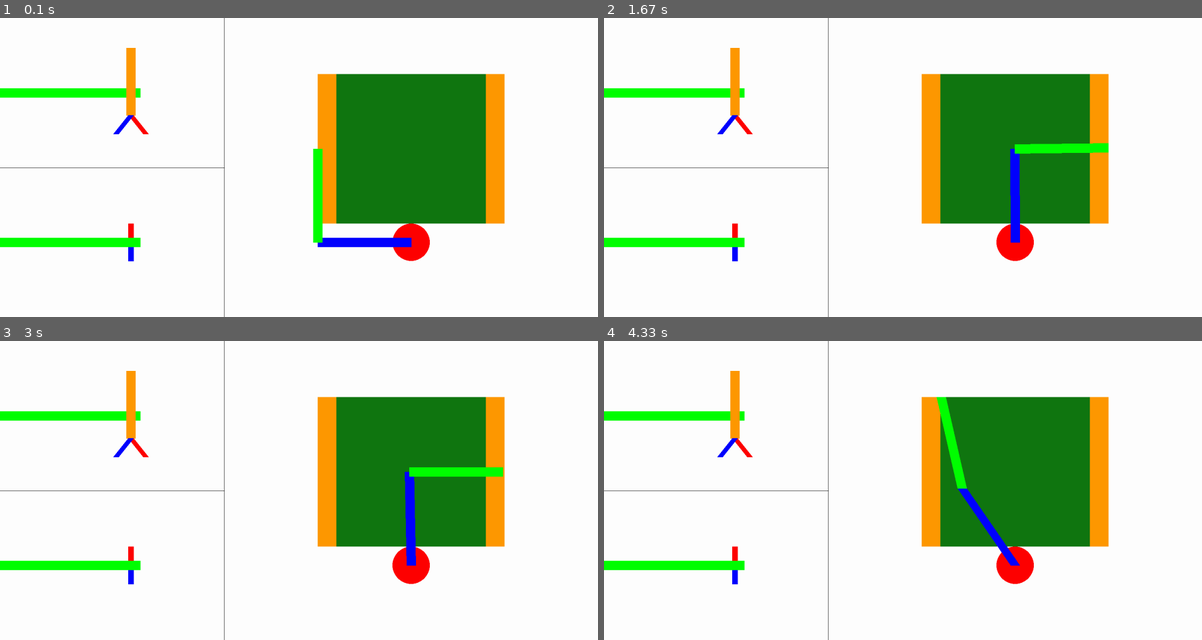
Above: before the commit, frames 1-4 (two rows, left to right).
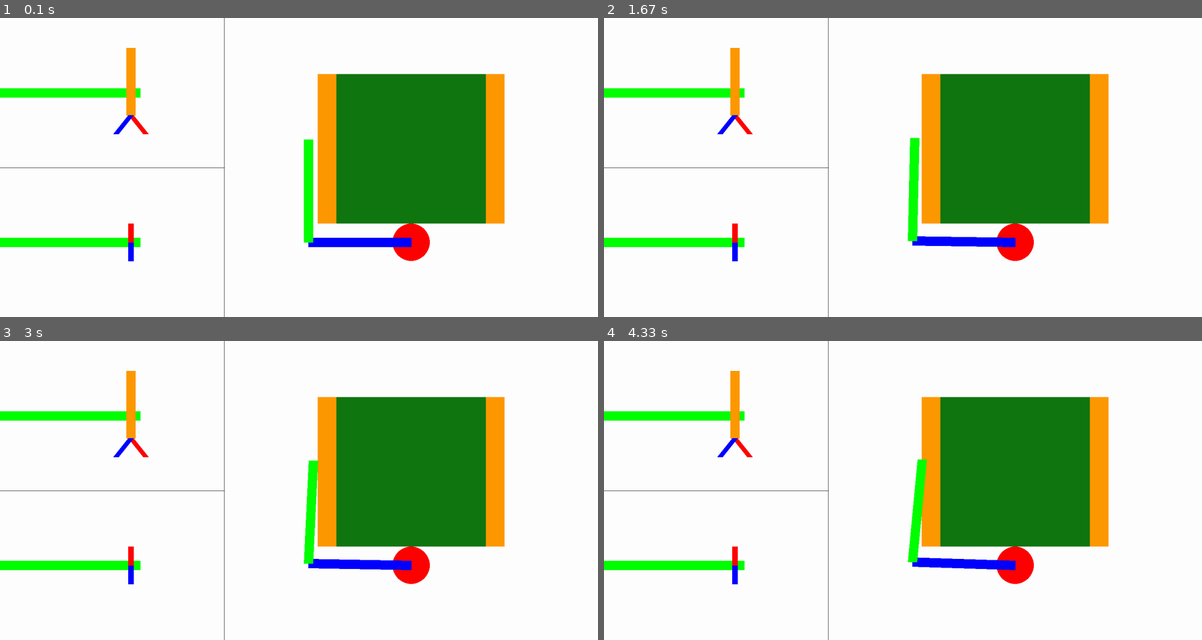
Above: after the commit, the same moments.

Repository: XCoret/R2-MINO
Game: pygame game, started from code/pygameSimulation.py
Two runs of this game, one before a commit and one after it. Both use one fixed random seed, a clock stepped at 60 frames per second and the inputs below.
Inputs:
- Up to frame 1 (0.1 s): no input
- Up to frame 2 (1.67 s): hold Right 0.33-0.8 s; hold Up 0.83-1.13 s; hold Right 1.17-1.63 s
- Up to frame 3 (3 s): hold Left 1.67-2.2 s; hold Down 2.23-2.53 s; hold Left 2.57-2.97 s
- Up to frame 4 (4.33 s): hold Up 3-3.37 s; hold Right 3.4-4.03 s; hold Down from 4.07 s (still down)

The runs differ from the first frame. In frame 1, 1.1% of the frame differs, in the area x 21-54%, y 40-77%; in frame 2, 2.1%; in frame 3, 2.2%, in the area x 21-85%, y 40-77%; in frame 4, 2.1%.

Commit message:
code cleaned

Diff:
--- a/code/moviment.py
+++ b/code/moviment.py
@@ -8,8 +8,8 @@
 
 class C:
     PI = 3.14159
-    ARM_1 = 25
-    ARM_2 = 25
+    ARM_1 = 27.5
+    ARM_2 = 27.5
     OPEN_DEGREES = 0
     CLOSE_DEGREES = 45
     IDLE_X = 180
--- a/code/pygameSimulation.py
+++ b/code/pygameSimulation.py
@@ -18,55 +18,45 @@
 heightW = 800
 widthW = 1600
 widthColumn = 600
-heightRow = heightW/2
+heightRow = round(heightW/2)
 
 ## TABLE ##
 tableSide = 400 ## mm
 laterals = 50 ##mm
-areaList = []
 
 ## BASE
 baseX= 1100
 baseY= 600
-baseHeight = 100 ##mm TODO ajustar
 baseRadius = 50 ## mm
 
 ## Arm A
-lenghtA = 250 ## mm
+lenghtA = 275 ## mm
 widthA = 25 ## mm
-AposX = baseX+lenghtA
+AposX = baseX + lenghtA
 AposY = 400
 degreeA = 0
 maxDegreeA = 360
 
 ## Arm B
-lenghtB = 250 ## mm
+lenghtB = 275 ## mm
 widthB = 25 ## mm
-BposX = AposX+lenghtB
+BposX = AposX + lenghtB
 BposY = 400
 degreeB = 0
 maxDegreeB = 360 ##
 
 ## Arm C
 lengthC = 200 ##mm
-maxDegreeC = 180
-radiusC = 20 ##mm
-
 maxHeight = 60
 minHeight =140
+actualHeight = maxHeight
 isDown = False
 
+## Tool
 minOpening = 20
 maxOpening = 40
-
 actualOpening = maxOpening
 
-actualHeight = maxHeight
-
-autoRun = False
-
-count_test = 0
-setIdle = False
 
 ## INIT ##
 
@@ -83,41 +73,69 @@
 hasStartedCatch = False
 hasStartedDrop = False
 
-#printLiftTool(True)
-#printOpenedTool(True)
-
-
-## FUNCTIONS ##
+count_test1 = 0
+count_test2 = 0
+count_test3 = 0
+setIdle = False
+
+
+## PRINT FUNCTIONS ##
+
+def drawTable():
+    pygame.draw.rect(pWindow,greenTable,(baseX-round(tableSide/2),baseY-(tableSide + baseRadius), tableSide, tableSide))
+    pygame.draw.rect(pWindow,orange,(baseX-round(tableSide/2)-laterals,baseY-(tableSide +baseRadius), laterals,tableSide))
+    pygame.draw.rect(pWindow,orange,(baseX+round(tableSide/2),baseY-(tableSide +baseRadius), laterals,tableSide))
+
+def printGrid():
+    pWindow.fill(white)
+    pygame.draw.line(pWindow, black, (widthColumn,0), (widthColumn, heightW))
+    pygame.draw.line(pWindow, black, (0,heightRow), (widthColumn, heightRow))
+
+def printFirstCell():
+    pygame.draw.line(pWindow, green, (0,heightRow/2), (375,heightRow/2), widthB)
+
+def printSecondCell():
+    pygame.draw.line(pWindow, green, (0,heightRow+(heightRow/2)), (375,heightRow+(heightRow/2)), widthB)
+
+def printLiftTool(actualHeight):
+    pygame.draw.line(pWindow, orange, (350,actualHeight+20), (350,actualHeight+lengthC), widthB)
+
+def printTool(actualHeight, actualOpening):
+    pygame.draw.line(pWindow, red, (350,actualHeight+lengthC), (350+actualOpening,actualHeight+lengthC+50), 15)
+    pygame.draw.line(pWindow, blue, (350,actualHeight+lengthC), (350-actualOpening,actualHeight+lengthC+50), 15)
+
+def printToolCell2(degree):
+    centerX = 350
+    centerY = heightRow+(heightRow/2)
+    lenghtTool = 50
+    blueX = lenghtTool * math.cos(math.radians(degree+90)) + 350
+    blueY = lenghtTool * math.sin(math.radians(degree+90)) + lengthC + heightRow
+    redX = lenghtTool * math.cos(math.radians(degree-90)) + 350
+    redY =  lenghtTool * math.sin(math.radians(degree-90)) + lengthC + heightRow
+    pygame.draw.line(pWindow, blue, (blueX,blueY), (centerX,centerY), 15)
+    pygame.draw.line(pWindow, red, (redX,redY), (centerX,centerY), 15)
+
+## CALCULATE FUNCTIONS ##
 
 def resetDegrees():
     return mov.idlePosition()
 
-def test1(count_test):
-    positions = [[0, 5], [25, 5], [25, 25], [25, 45], [0, 45], [-20, 45], [-20, 25], [-20, 5]]
-    (x, y) = mov.calculate_movement(positions[count_test][0], positions[count_test][1])
-    return x, y
-
-def test2(count_test, setIdle):
-    positions = [[10, 15], [10, 35], [-10, 35], [-10, 15], [0, 25]]
-
-    if setIdle == True:
-        (x, y) = resetDegrees()
-    else:
-        (x, y) = mov.calculate_movement(positions[count_test][0], positions[count_test][1])
-
-    return x, y
-
-def test3 (count_test):
-    global hasStartedCatch
-    global hasStartedDrop
-    if(count_test == 0):
-        goTo(-22,44, False)
-        hasStartedCatch = True
-    elif(count_test == 1):
-        goTo(10,35, False)
-        hasStartedDrop = True
-    elif(count_test == 2):
-        goTo(10,35, True)
+def calculateFirstArm():
+    x = lenghtA * math.cos(math.radians(degreeA)) + baseX
+    y = lenghtA * math.sin(math.radians(degreeA+180)) + baseY
+    return x,y
+
+def calculateSecondArm():
+    x = lenghtB * math.cos(math.radians(degreeA + degreeB + 180))  + AposX
+    y = lenghtB * math.sin(math.radians(degreeA + degreeB + 360)) + AposY
+    return x,y
+
+def calculateDegreeTool(x, y):
+    degTool = math.degrees(math.atan2(y, x))
+    print(degTool)
+    return degTool
+
+## MOVEMENT FUNCTIONS ##
 
 def goTo(goX, goY, isIdle):
     global next_degreeA
@@ -127,58 +145,6 @@
     else:
         next_degreeA, next_degreeB = mov.calculate_movement(goX, goY)
 
-def drawTable():
-    pygame.draw.rect(pWindow,greenTable,(baseX-round(tableSide/2),baseY-(tableSide + baseRadius), tableSide, tableSide))
-    pygame.draw.rect(pWindow,orange,(baseX-round(tableSide/2)-laterals,baseY-(tableSide +baseRadius), laterals,tableSide))
-    pygame.draw.rect(pWindow,orange,(baseX+round(tableSide/2),baseY-(tableSide +baseRadius), laterals,tableSide))
-
-def calculateFirstArm():
-    x = lenghtA * math.cos(math.radians(degreeA)) + baseX
-    y = lenghtA * math.sin(math.radians(degreeA+180)) + baseY
-    return x,y
-
-def calculateSecondArm():
-    x = lenghtB * math.cos(math.radians(degreeA + degreeB + 180))  + AposX
-    y = lenghtB * math.sin(math.radians(degreeA + degreeB + 360)) + AposY
-    return x,y
-
-def printGrid():
-    pWindow.fill(white)
-    pygame.draw.line(pWindow, black, (widthColumn,0), (widthColumn, heightW))
-    pygame.draw.line(pWindow, black, (0,heightRow), (widthColumn, heightRow))
-
-def printFirstCell():
-    pygame.draw.line(pWindow, green, (0,heightRow/2), (375,heightRow/2), widthB)
-
-def printSecondCell():
-    pygame.draw.line(pWindow, green, (0,heightRow+(heightRow/2)), (375,heightRow+(heightRow/2)), widthB)
-
-def printClosedTool(isLift):
-    if(isLift):
-        pygame.draw.line(pWindow, blue, (350,60+lengthC), (350+20,60+lengthC+50), 15)
-        pygame.draw.line(pWindow, blue, (350,60+lengthC), (350-20,60+lengthC+50), 15)
-    else:
-        pygame.draw.line(pWindow, blue, (350,140+lengthC), (350+20,140+lengthC+50), 15)
-        pygame.draw.line(pWindow, blue, (350,140+lengthC), (350-20,140+lengthC+50), 15)
-
-def printOpenedTool(isLift):
-    if(isLift):
-        pygame.draw.line(pWindow, blue, (350,60+lengthC), (350+40,60+lengthC+50), 15)
-        pygame.draw.line(pWindow, blue, (350,60+lengthC), (350-40,60+lengthC+50), 15)
-    else:
-        pygame.draw.line(pWindow, blue, (350,140+lengthC), (350+40,140+lengthC+50), 15)
-        pygame.draw.line(pWindow, blue, (350,140+lengthC), (350-40,140+lengthC+50), 15)
-
-def printLiftTool(actualHeight):
-    pygame.draw.line(pWindow, orange, (350,actualHeight+20), (350,actualHeight+lengthC), widthB)
-
-def printTool(actualHeight, actualOpening):
-    pygame.draw.line(pWindow, red, (350,actualHeight+lengthC), (350+actualOpening,actualHeight+lengthC+50), 15)
-    pygame.draw.line(pWindow, blue, (350,actualHeight+lengthC), (350-actualOpening,actualHeight+lengthC+50), 15)
-
-def printToolCell2():
-    pygame.draw.line(pWindow, blue, (350,lengthC+heightRow+50), (350,heightRow+(heightRow/2)), 15)
-    pygame.draw.line(pWindow, red, (350,lengthC+heightRow-50), (350,heightRow+(heightRow/2)), 15)
 
 def upTool():
     global actualHeight
@@ -216,8 +182,12 @@
     else:
         return False
 
+def rotateTool():
+    return False
+
 def catch():
     global hasStartedCatch
+
     if downTool():
         return True
     elif closeTool():
@@ -239,6 +209,34 @@
     else:
         hasStartedDrop = False
         return False
+
+## TESTS ##
+def test1():
+    positions = [[0, 5], [25, 5], [25, 25], [25, 45], [0, 45], [-20, 45], [-20, 25], [-20, 5]]
+    (x, y) = mov.calculate_movement(positions[count_test1][0], positions[count_test1][1])
+    #calculateDegreeTool(positions[count_test1][0], positions[count_test1][1])
+    return x, y
+
+def test2(setIdle):
+    positions = [[10, 15], [10, 35], [-10, 35], [-10, 15], [0, 25]]
+    if setIdle == True:
+        (x, y) = resetDegrees()
+    else:
+        (x, y) = mov.calculate_movement(positions[count_test2][0], positions[count_test2][1])
+
+    return x, y
+
+def test3 ():
+    global hasStartedCatch
+    global hasStartedDrop
+    if(count_test3 == 0):
+        goTo(-22,44, False)
+        hasStartedCatch = True
+    elif(count_test3 == 1):
+        goTo(10,35, False)
+        hasStartedDrop = True
+    elif(count_test3 == 2):
+        goTo(10,35, True)
 
 
 ## MAIN ##
@@ -257,8 +255,9 @@
     printFirstCell()
     printLiftTool(actualHeight)
     printTool(actualHeight, actualOpening)
-    printToolCell2()
+
     printSecondCell()
+    printToolCell2(0)
 
     for pEvent in pygame.event.get():
         if pEvent.type == QUIT:
@@ -266,28 +265,41 @@
             sys.exit()
         ## KEY controls
         elif pEvent.type == pygame.KEYDOWN:
+
+            # Test 2: movement + idle
             if pEvent.key == K_LEFT:
-                next_degreeA, next_degreeB = test2(count_test, setIdle)
-
-                hasStartedCatch = True
-                hasStartedDrop = True
+                next_degreeA, next_degreeB = test2(setIdle)
+                hasStartedCatch = False
+                hasStartedDrop = False
                 if setIdle:
                     setIdle = False
                 else:
-                    count_test +=1
+                    count_test2 +=1
                     setIdle = True
+                if count_test2>4:
+                    count_test2 = 0
+
+            # Test 1: movement
             elif pEvent.key == K_RIGHT:
-                degreeA, degreeB = test1(count_test)
-                count_test +=1
+                next_degreeA, next_degreeB = test1()
+                count_test1 +=1
+                if count_test1>7:
+                    count_test1 = 0
+
+            # Test 3: catch + drop
             if pEvent.key == K_UP:
-                test3 (count_test)
-                count_test +=1
+                test3()
+                count_test3 +=1
+                if count_test3>2:
+                    count_test3 = 0
+
             elif pEvent.key == K_DOWN:
                 if degreeB>0:
                     degreeB-=1
         ## END KEY controls
 
 
+    ## Gradual increment of degreeA
     if round(degreeA,2) != next_degreeA:
         armAReady = False
         if(degreeA < next_degreeA):
@@ -295,9 +307,9 @@
         else:
             degreeA -=0.01
     else:
-
         armAReady = True
-        #nex action
+
+     ## Gradual increment of degreeB
     if round(degreeB,2) != next_degreeB:
         armBReady = False
         if(degreeB < next_degreeB):
@@ -307,18 +319,11 @@
     else:
         armBReady = True
 
+    ## Flow control
     if armAReady and armBReady and hasStartedCatch:
         catch()
     if armAReady and armBReady and hasStartedDrop:
         drop()
 
+    ## Window update
     pygame.display.update()
-    #time.sleep(0.1)
-
-##    if(autoRun == True):
-##        degreeB+=1
-##        if degreeB > maxDegreeB:
-##            degreeB = 0
-##            degreeA += 1
-##            if degreeA > maxDegreeA:
-##                degreeA = 0
